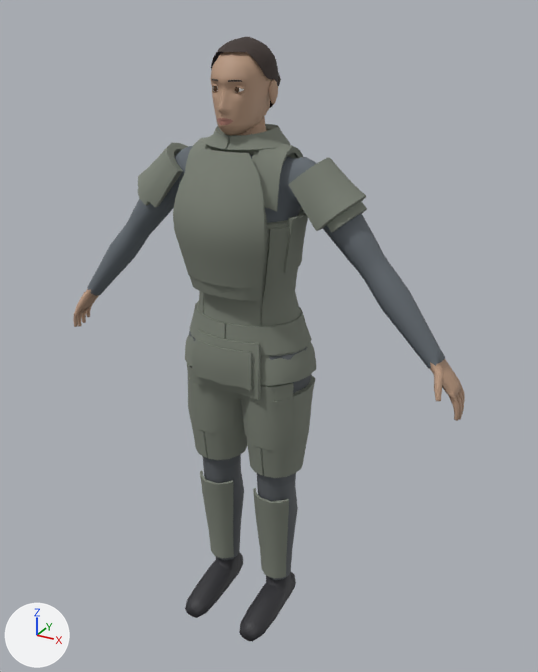
A saved change to the glTF model models/characters/human/variants/f02.glb.
Both versions are drawn from a 50 mm camera at (1.022, -1.729, 1.84) aimed at (0.061, 0.018, 0.967). Arrows for +X, +Y and +Z are at lower left; the lights stay in place. The first picture is the older version.

In view in the first picture: 'body', 'head', 'kitbeltwide', 'kitgplate', 'kitheavy', 'kitlegwrap', 'kitpelvis', 'kitplateheavy', 'kitshcap', 'kitshin', 'kitthigh', 'kitwrap' and 3 more.
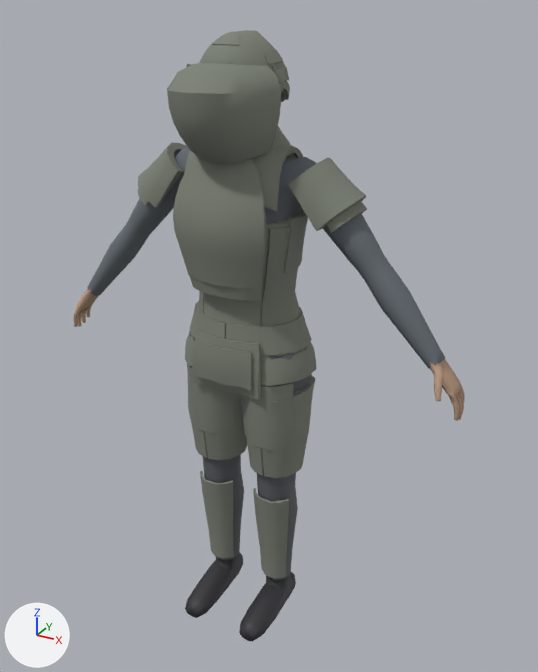
Not visible in the pictures: 'kithelmach', 'kitmandarmsmid'.

Edits to the bpy script that builds the scene:
```text
Add ob_kitshieldrifle:
    ob_kitshieldrifle = bpy.data.objects.new('kitshieldrifle', me_kitshieldrifle)  # 240 vertices, 476 faces; spans x -0.148..0.148, y -0.256..-0.059, z 1.487..1.721; in mat_kitshieldrifle (grey #7c8176)
    ob_kitshieldrifle.location = (0.0, 0.0, 0.0)
Add ob_kitshieldframe:
    ob_kitshieldframe = bpy.data.objects.new('kitshieldframe', me_kitshieldframe)  # 100 vertices, 188 faces; spans x -0.149..0.149, y -0.17..-0.031, z 1.669..1.721; in mat_kitshieldframe (grey #7c8176)
    ob_kitshieldframe.location = (0.0, 0.0, 0.0)
Add ob_kitmandarmsmid:
    ob_kitmandarmsmid = bpy.data.objects.new('kitmandarmsmid', me_kitmandarmsmid)  # 32 vertices, 48 faces; spans x -0.117..0.117, y -0.045..-0.009, z 1.609..1.685; in mat_kitmandarmsmid (grey #7c8176)
    ob_kitmandarmsmid.location = (0.0, 0.0, 0.0)
Add ob_kitmandarmshigh:
    ob_kitmandarmshigh = bpy.data.objects.new('kitmandarmshigh', me_kitmandarmshigh)  # 32 vertices, 48 faces; spans x -0.113..0.113, y -0.045..-0.009, z 1.611..1.715; in mat_kitmandarmshigh (grey #7c8176)
    ob_kitmandarmshigh.location = (0.0, 0.0, 0.0)
Add ob_kithelmrifle:
    ob_kithelmrifle = bpy.data.objects.new('kithelmrifle', me_kithelmrifle)  # 890 vertices, 1760 faces; spans x -0.118..0.117, y -0.159..0.148, z 1.607..1.79; in mat_kithelmrifle (grey #7c8176)
    ob_kithelmrifle.location = (0.0, 0.0, 0.0)
Add ob_kithelmfast:
    ob_kithelmfast = bpy.data.objects.new('kithelmfast', me_kithelmfast)  # 890 vertices, 1760 faces; spans x -0.109..0.108, y -0.152..0.139, z 1.62..1.783; in mat_kithelmfast (grey #7c8176)
    ob_kithelmfast.location = (0.0, 0.0, 0.0)
Add ob_kithelmach:
    ob_kithelmach = bpy.data.objects.new('kithelmach', me_kithelmach)  # 650 vertices, 1308 faces; spans x -0.104..0.104, y -0.147..0.115, z 1.609..1.785; in mat_kithelmach (grey #7c8176)
    ob_kithelmach.location = (0.0, 0.0, 0.0)
```

What differs and where, as boxes [x1, y1, x2, y2] in the pictures (538 x 672 px):
'kitshieldrifle', added
    after: [167, 63, 281, 164]
'kithelmrifle', added
    after: [200, 30, 290, 102]
'kitshieldframe', added
    after: [186, 63, 289, 83]
'kithelmfast', added (mostly hidden)
    after: [272, 64, 283, 71]
'kitmandarmshigh', added (mostly hidden)
    after: [272, 65, 277, 70]
'head', unchanged, covered by the edit
    before: [210, 37, 281, 136]
